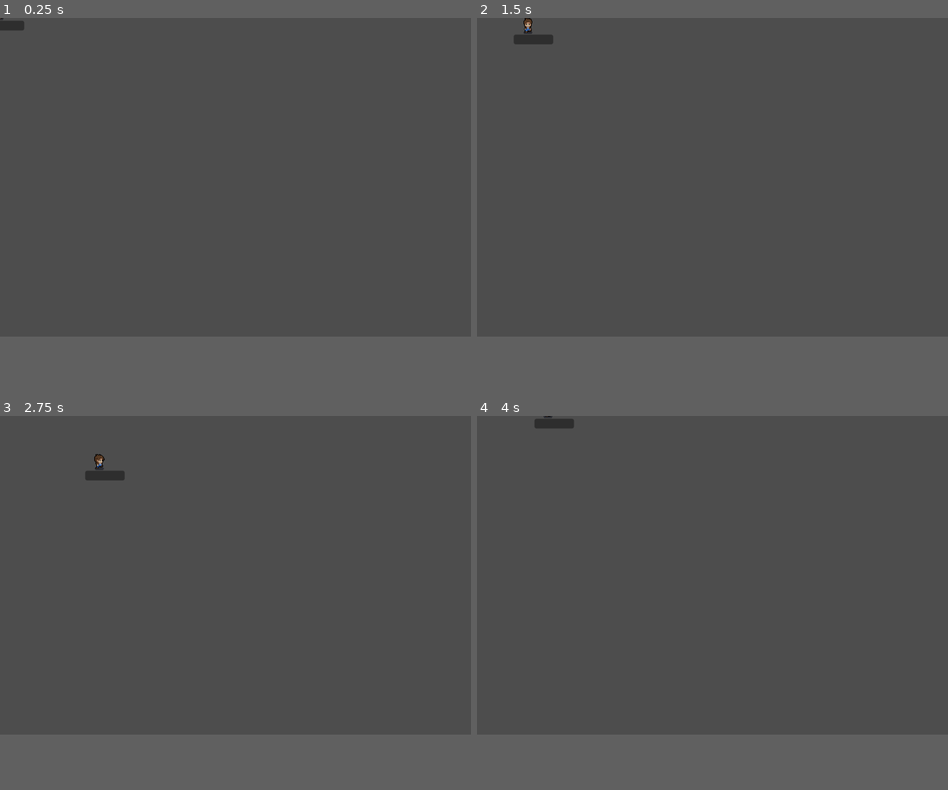
Above: before the commit, frames 1-4 (two rows, left to right).
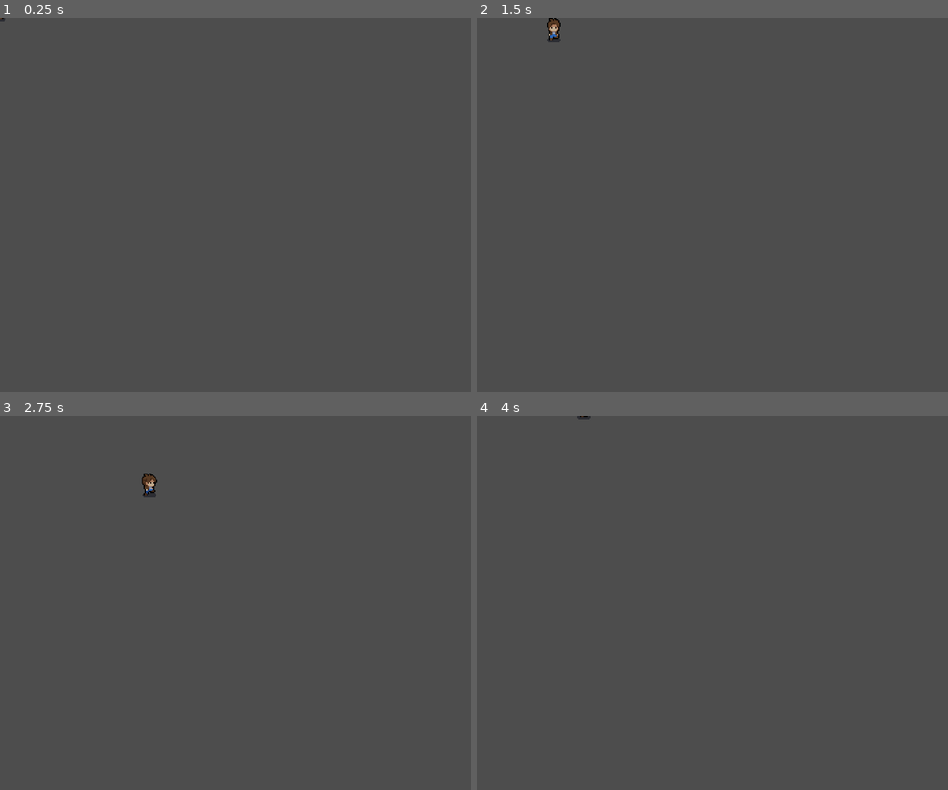
Above: after the commit, the same moments.

Repository: guillefix/zuland
Game: Godot game, scene res://scenes/player.tscn
Two runs of this game, one before a commit and one after it. Both use one fixed random seed, a clock stepped at 60 frames per second and the inputs below.
Inputs:
- Up to frame 1 (0.25 s): no input
- Up to frame 2 (1.5 s): tap Enter (ui_accept) at 0.5, 0.77 s; hold Right (ui_right) 0.53-1.28 s; hold Down (ui_down) from 1.28 s (still down)
- Up to frame 3 (2.75 s): tap Enter (ui_accept) at 1.52 s; release Down (ui_down) at 2.03 s; hold Right (ui_right) from 2.03 s (still down)
- Up to frame 4 (4 s): release Right (ui_right) at 2.78 s; hold Up (ui_up) 2.78-3.53 s; tap Enter (ui_accept) at 3.02, 3.77 s; hold Left (ui_left) from 3.53 s (still down)
In our replay, the window is 800x541 before the commit and 800x635 after it. These sizes can differ from the game's own. Grey fills any space a smaller window leaves; there, only what the larger window draws over its background counts as a difference.

The runs differ from the first frame. In frame 1, 0.1% of the frame differs, in the area x 0-6%, y 0-4%; in frame 2, 0.4%; in frame 3, 0.4%, in the area x 18-34%, y 10-22%; in frame 4, 0.2%.
Error before the commit: Attempt to call function 'get_class' in base 'null instance' on a null instance. (res://scripts/player.gd:20)

Commit message:
status boxes

Diff:
--- a/2.GODOT4-RPG/project.godot
+++ b/2.GODOT4-RPG/project.godot
@@ -18,8 +18,10 @@
 [display]
 
 window/size/viewport_width=1360
-window/size/viewport_height=920
-window/stretch/scale=2.0
+window/size/viewport_height=1080
+window/size/resizable=false
+window/stretch/mode="viewport"
+window/stretch/scale=3.0
 
 [dotnet]
 
--- a/2.GODOT4-RPG/scenes/npc.gd
+++ b/2.GODOT4-RPG/scenes/npc.gd
@@ -43,7 +43,7 @@
 	#Create a mapping between "npcs" and "prompts"
 #	var initial_prompt = map[self.name]
 
-	area.send_request("start game")
+	#area.send_request("start game")
 	$walk_timer.start()  # start the timer
 	locations = {}
 	for npc in npcs:
--- a/2.GODOT4-RPG/scenes/player.tscn
+++ b/2.GODOT4-RPG/scenes/player.tscn
@@ -454,12 +454,6 @@
 drag_horizontal_enabled = true
 drag_vertical_enabled = true
 
-[node name="Panel" type="Panel" parent="Camera2D"]
-offset_left = -22.0
-offset_top = 4.0
-offset_right = 35.0
-offset_bottom = 18.0
-
 [connection signal="body_entered" from="player_hitbox" to="." method="_on_player_hitbox_body_entered"]
 [connection signal="body_shape_exited" from="player_hitbox" to="." method="_on_player_hitbox_body_shape_exited"]
 [connection signal="timeout" from="attack_cooldown" to="." method="_on_attack_cooldown_timeout"]
--- a/2.GODOT4-RPG/scenes/world.tscn
+++ b/2.GODOT4-RPG/scenes/world.tscn
@@ -250,10 +250,38 @@
 layer_1/z_index = 0
 layer_1/tile_data = PackedInt32Array(327681, 655362, 7, 393221, 655362, 7, 524297, 655362, 7, 65544, 655362, 7, 131075, 524290, 6, 6, 524290, 6, 131081, 524290, 6, 458763, 2, 0, 196613, 2, 0, 327683, 2, 1, 327689, 2, 1, 196618, 2, 1, 131082, 2, 1)
 
+[node name="CanvasLayer" type="CanvasLayer" parent="."]
+
+[node name="Panel5" type="Panel" parent="CanvasLayer"]
+offset_left = 118.0
+offset_top = 285.0
+offset_right = 226.0
+offset_bottom = 357.0
+
+[node name="Panel6" type="Panel" parent="CanvasLayer"]
+offset_left = 8.0
+offset_top = 285.0
+offset_right = 116.0
+offset_bottom = 357.0
+
+[node name="Panel4" type="Panel" parent="CanvasLayer"]
+offset_left = 338.0
+offset_top = 285.0
+offset_right = 446.0
+offset_bottom = 357.0
+
+[node name="Panel3" type="Panel" parent="CanvasLayer"]
+offset_left = 228.0
+offset_top = 285.0
+offset_right = 336.0
+offset_bottom = 357.0
+rotation = -0.000599037
+
 [node name="enemy" parent="." instance=ExtResource("5_56rj3")]
 position = Vector2(123, 66)
 
 [node name="LineEdit" type="LineEdit" parent="."]
+visible = false
 offset_left = 4.0
 offset_top = 485.0
 offset_right = 286.0
--- a/2.GODOT4-RPG/scripts/player.gd
+++ b/2.GODOT4-RPG/scripts/player.gd
@@ -15,11 +15,11 @@
 
 func _ready():
 	$AnimatedSprite2D.play("front_idle")
-	var inputLine = get_node("/root/world/LineEdit")  # replace "World" with the actual path to the LineEdit node
-	print(inputLine)  # print the LineEdit node
-	print(inputLine.get_class())  # print the class of the LineEdit node
-	inputLine.text_submitted.connect(_on_text_entered)  # Use text_submitted signal instead
-	print(inputLine)
+	#var inputLine = get_node("/root/world/LineEdit")  # replace "World" with the actual path to the LineEdit node
+	#print(inputLine)  # print the LineEdit node
+	#print(inputLine.get_class())  # print the class of the LineEdit node
+	#inputLine.text_submitted.connect(_on_text_entered)  # Use text_submitted signal instead
+	#print(inputLine)
 
 
 func _physics_process(delta):
Not shown, changed: zuzagent/config.py
